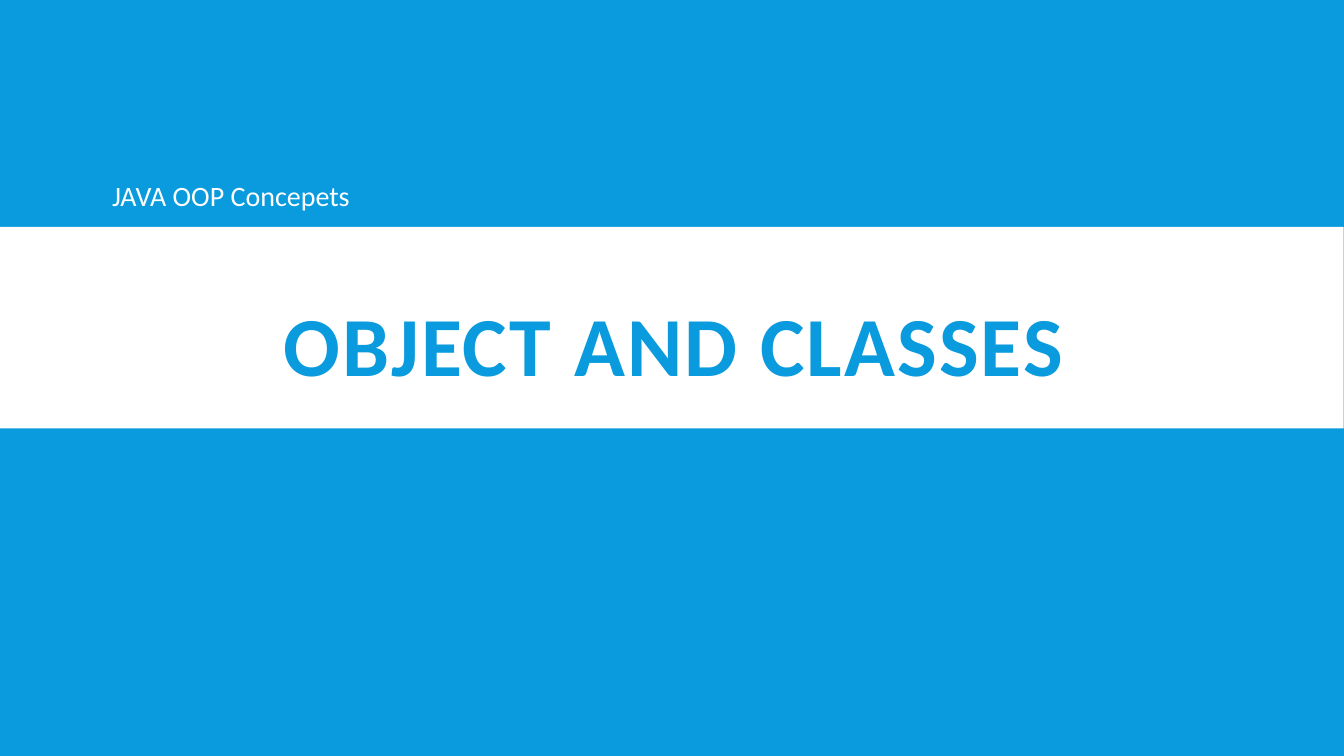
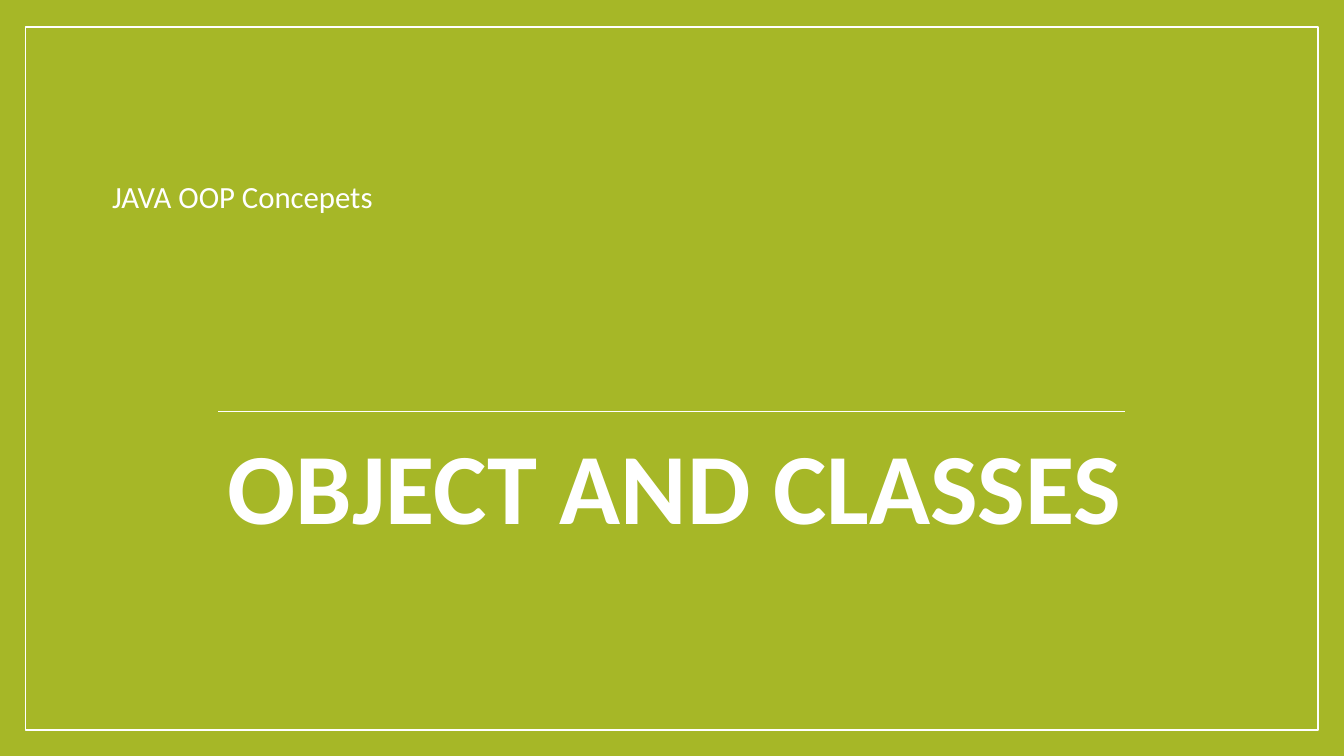
Before and after one commit to ramimhossain12/Java-Programming-Tutorial-OOP-Exercises, a slide deck: slide 1 of java tutarial for OOP/Object and Classes1.pptx. Drawn at 1344x756 pixels with LibreOffice and Linux fonts; fonts in the diff are those of the drawing. Boxes give left, top, right and bottom in pixels: in the first picture for what was removed or moved away, otherwise in the second. Text is boxed around its words. In the diff, an @@ line names an element or a change of style, - is before the commit and + after.

Commit message:
theme change

```diff
--- a/java tutarial for OOP/Object and Classes1.pptx
+++ b/java tutarial for OOP/Object and Classes1.pptx
@@ background #099BDD to #A6B727 @@
@@ rectangle: place and size @@
-rectangle at <box>0,227,1344,429</box>
+rectangle at <box>25,27,1318,730</box>
@@ rectangle at <box>25,27,1318,730</box>: fill #FFFFFF to #A6B727; outline none to #FFFFFF 1 pt @@
@@ title "OBJECT AND CLASSES" at <box>228,458,1121,525</box>: size 60 to 72 pt, text colour #099BDD to #FFFFFF, letter spacing 1.5 to 0 pt; line spacing 0.8 to 0.85; vertical alignment middle to bottom @@
@@ subtitle "JAVA OOP Concepets" at <box>112,188,373,213</box>: size 20 to 22 pt @@
@@ line added from (218, 411) to (1125, 411), #FFFFFF 0.79 pt @@
```
Also in this commit, not shown: 5 other slides changed.
